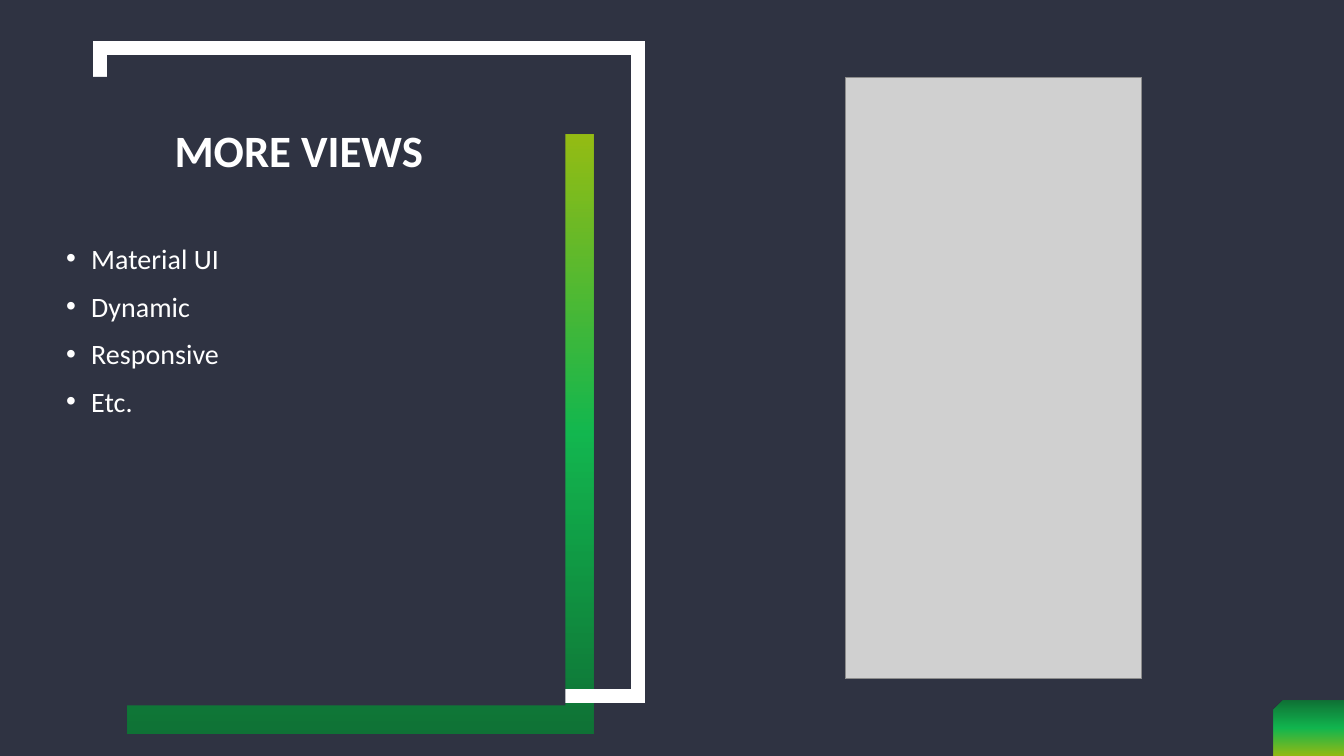
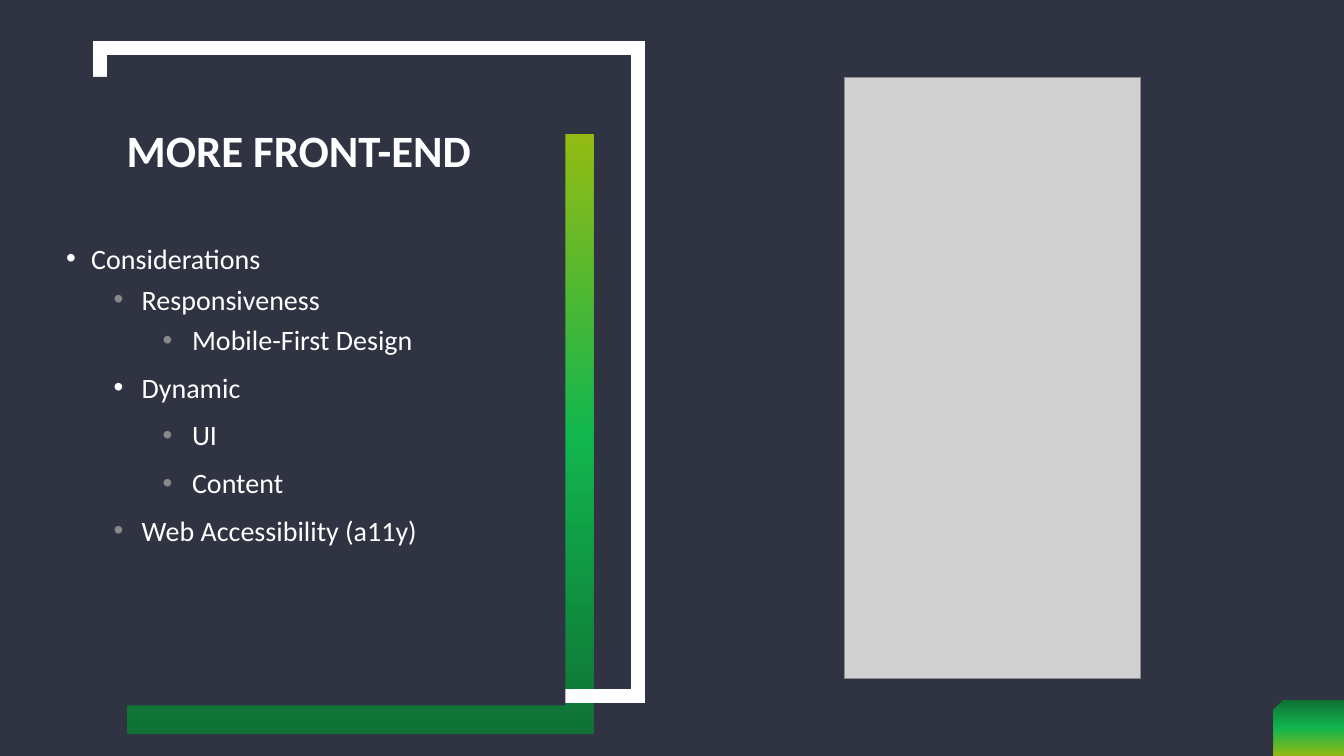
Before and after one commit to IBatsios/capstone, a slide deck: slide 7 of docs/presentations/presentation_1.pptx (slide 6 before the commit). Drawn at 1344x756 pixels with LibreOffice and Linux fonts; fonts in the diff are those of the drawing; grey boxes stand for pictures. Boxes give left, top, right and bottom in pixels: in the first picture for what was removed or moved away, otherwise in the second. Text is boxed around its words. In the diff, an @@ line names an element or a change of style, - is before the commit and + after.

Commit message:
added presentation slides for presentation

```diff
--- a/docs/presentations/presentation_1.pptx
+++ b/docs/presentations/presentation_1.pptx
@@ title at box(127, 137, 471, 168): text changed @@
-MORE VIEWS
+MORE FRONT-END
@@ text at box(91, 249, 412, 355): text changed @@
-• Material UI
+• Considerations
+  • Responsiveness
+    • Mobile-First Design
@@ text at box(142, 379, 241, 403): list level 1 to 2 in "Dynamic" @@
@@ text at box(142, 427, 417, 546): text changed @@
-• Responsive
-• Etc.
+    • UI
+    • Content
+  • Web Accessibility (a11y)
```
Also in this commit, not shown: 4 other slides changed, 7 slides added, 4 slides removed.
